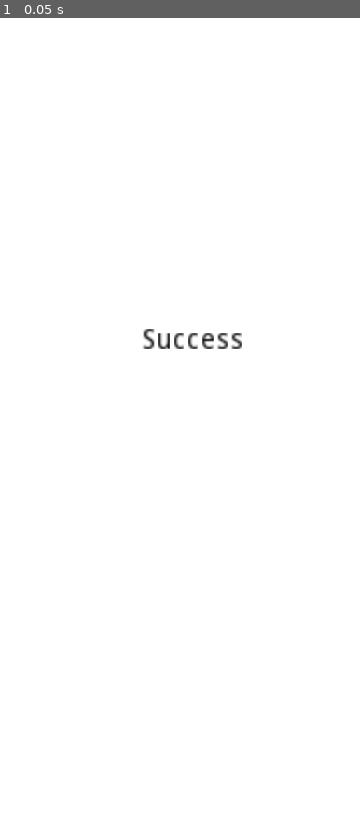
Above: before the commit, frame 1.
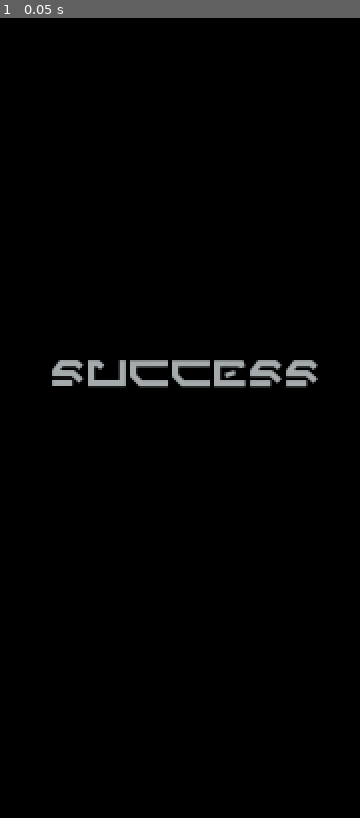
Above: after the commit, the same moment.

Repository: esburch/coolant-stabilizer
Game: Godot game, scene res://success.tscn
The game is run twice, just before and just after one commit, with the same random seed, the same clock (stepped at 60 frames per second) and the same inputs. This scene is started directly instead of the project's main scene.
Inputs:
- Up to frame 1 (0.05 s): no input

The runs differ from the first frame. In frame 1, 100% of the frame differs, in the area x 0-100%, y 0-100%.

Commit message:
Update success screen
So I know when github has deployed my changes

Diff:
--- a/success.tscn
+++ b/success.tscn
@@ -1,6 +1,11 @@
-[gd_scene load_steps=2 format=2]
+[gd_scene load_steps=4 format=2]
 
 [ext_resource path="res://success.gd" type="Script" id=1]
+[ext_resource path="res://AurebeshEnglishRegular-rjeO.ttf" type="DynamicFontData" id=2]
+
+[sub_resource type="DynamicFont" id=1]
+size = 20
+font_data = ExtResource( 2 )
 
 [node name="Control" type="Control"]
 anchor_right = 1.0
@@ -10,14 +15,16 @@
 [node name="ColorRect" type="ColorRect" parent="."]
 anchor_right = 1.0
 anchor_bottom = 1.0
+color = Color( 0, 0, 0, 1 )
 
 [node name="Label" type="Label" parent="."]
-margin_left = 142.0
-margin_top = 309.0
-margin_right = 193.0
-margin_bottom = 323.0
+margin_left = 50.0
+margin_top = 338.0
+margin_right = 185.0
+margin_bottom = 357.0
 rect_scale = Vector2( 2, 2 )
-custom_colors/font_color = Color( 0, 0, 0, 1 )
+custom_colors/font_color = Color( 0.647059, 0.666667, 0.67451, 1 )
+custom_fonts/font = SubResource( 1 )
 text = "Success"
 align = 1
 valign = 1
Binary file added: AurebeshEnglishRegular-rjeO.ttf
